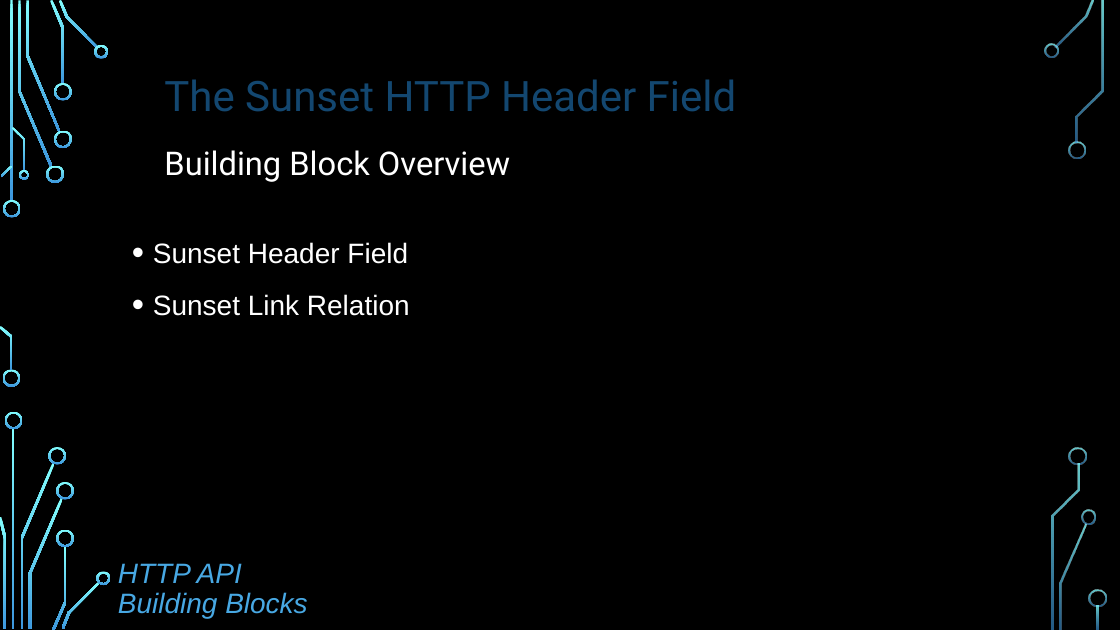
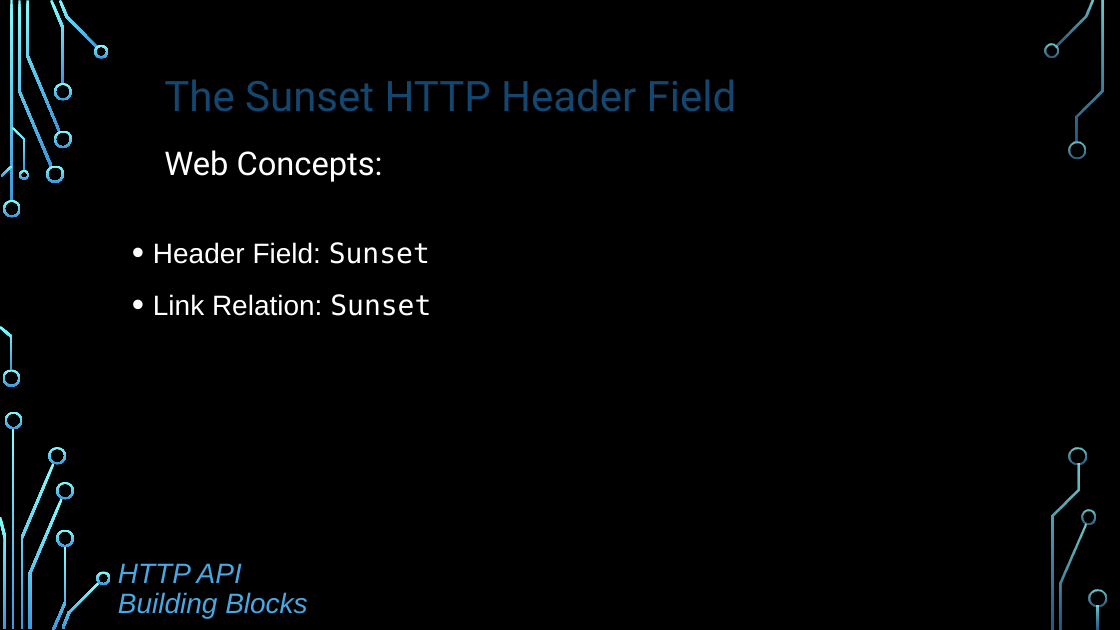
Before and after one commit to dret/HTTP-APIs, a slide deck: slide 7 of assets/slides/rfc8594.pptx. Drawn at 1120x630 pixels with LibreOffice and Linux fonts; fonts in the diff are those of the drawing; background and template pictures are left out. Boxes give left, top, right and bottom in pixels: in the first picture for what was removed or moved away, otherwise in the second. Text is boxed around its words. In the diff, an @@ line names an element or a change of style, - is before the commit and + after.

Commit message:
renaming slide to "web concepts"

```diff
--- a/assets/slides/rfc8594.pptx
+++ b/assets/slides/rfc8594.pptx
@@ text at <box>164,150,383,182</box>: text changed @@
-Building Block Overview
+Web Concepts:
@@ text at <box>153,242,431,316</box>: text changed @@
-• Sunset Header Field
-• Sunset Link Relation
+• Header Field: Sunset
+• Link Relation: Sunset
```
